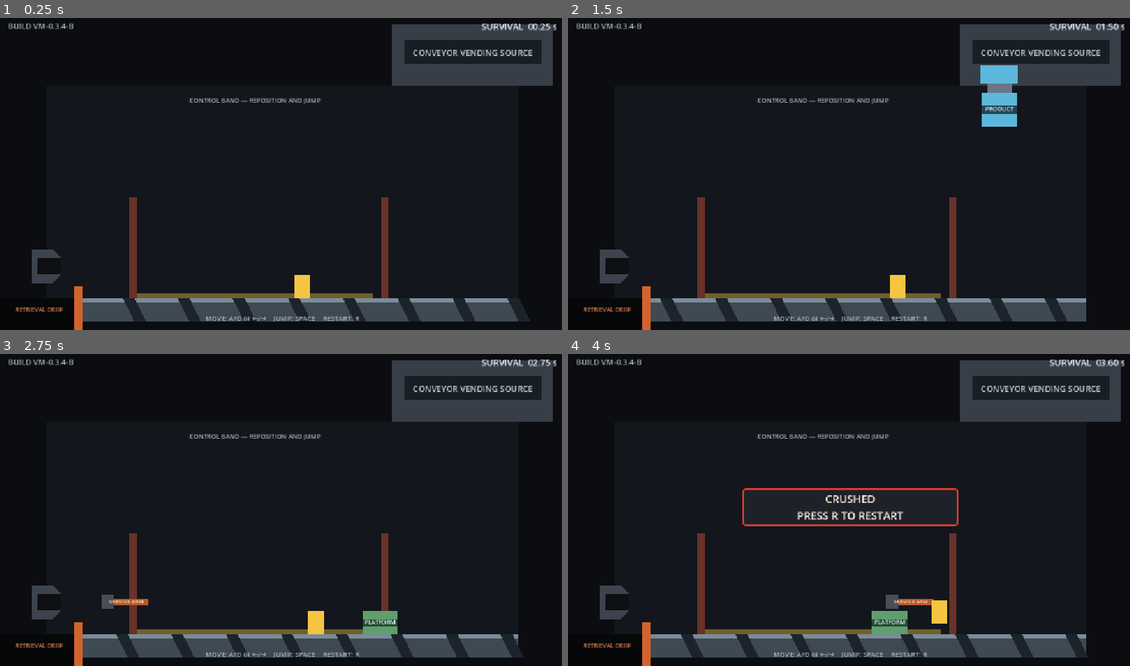
Above: before the commit, frames 1-4 (two rows, left to right).
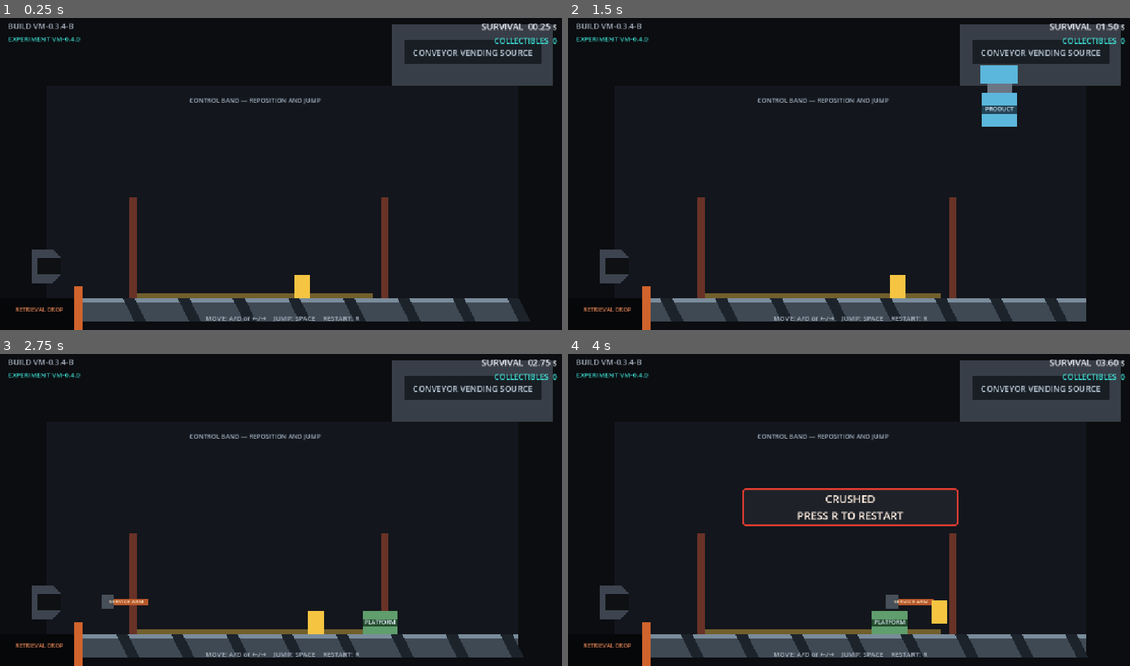
Above: after the commit, the same moments.

Repository: joltrome/Game-Project
Game: Godot game, scene res://scenes/prototypes/conveyor.tscn
Same seed, same stepped clock (60 frames per second), same inputs: the game is played once before the commit and once after it.
Inputs (mouse positions are in pixels of both pictures, inside the frame that each line leads up to):
- Up to frame 1 (0.25 s): no input
- Up to frame 2 (1.5 s): tap Enter (begin_playtest) at 0.5, 1.35 s; move the mouse to (972, 155) at 0.52 s; hold D (move_right) 0.53-1.28 s; tap Space (jump) at 0.6, 0.77, 1.07 s; click (972, 155) at 0.67 s; move the mouse to (736, 186) at 1.27 s; hold A (move_left) from 1.28 s (still down)
- Up to frame 3 (2.75 s): tap Space (jump) at 1.52, 1.55, 1.82, 2.1 s; move the mouse to (337, 438) at 2.02 s; release A (move_left) at 2.03 s; hold D (move_right) from 2.03 s (still down)
- Up to frame 4 (4 s): move the mouse to (820, 569) at 2.77 s; tap Enter (begin_playtest) at 2.85 s; click (820, 569) at 2.92 s; tap Space (jump) at 3.02, 3.05, 3.32, 3.6, 3.77 s; move the mouse to (1017, 553) at 3.52 s; release D (move_right) at 3.53 s; hold A (move_left) from 3.53 s (still down)

The runs differ from the first frame. In frame 1, 0.3% of the frame differs, in the area x 1-100%, y 6-9%; in frame 2, 0.3%; in frame 3, 0.3%; in frame 4, 0.3%.

Commit message:
Implement VM-0.4.0 optional collectible experiment

Diff:
--- /dev/null
+++ b/scenes/collectibles/conveyor_collectible.tscn
@@ -0,0 +1,26 @@
+[gd_scene load_steps=3 format=3]
+
+[ext_resource type="Script" path="res://scripts/conveyor_collectible.gd" id="1_collectible"]
+
+[sub_resource type="RectangleShape2D" id="RectangleShape2D_collectible"]
+size = Vector2(24, 24)
+
+[node name="ConveyorCollectible" type="Area2D"]
+collision_layer = 0
+collision_mask = 1
+monitoring = true
+monitorable = false
+script = ExtResource("1_collectible")
+
+[node name="Body" type="Polygon2D" parent="."]
+polygon = PackedVector2Array(0, -12, 12, 0, 0, 12, -12, 0)
+color = Color(0.24, 0.86, 0.82, 1)
+
+[node name="Center" type="Polygon2D" parent="."]
+polygon = PackedVector2Array(0, -5.4, 5.4, 0, 0, 5.4, -5.4, 0)
+color = Color(0.88, 1, 0.96, 1)
+
+[node name="CollisionShape2D" type="CollisionShape2D" parent="."]
+shape = SubResource("RectangleShape2D_collectible")
+
+[connection signal="body_entered" from="." to="." method="_on_body_entered"]
--- a/scenes/prototypes/conveyor.tscn
+++ b/scenes/prototypes/conveyor.tscn
@@ -1,7 +1,8 @@
-[gd_scene load_steps=7 format=3]
+[gd_scene load_steps=8 format=3]
 
 [ext_resource type="Script" path="res://scripts/conveyor.gd" id="1_conveyor"]
 [ext_resource type="PackedScene" path="res://scenes/player/player.tscn" id="2_player"]
+[ext_resource type="Script" path="res://scripts/collectible_director.gd" id="3_collectible_director"]
 
 [sub_resource type="RectangleShape2D" id="RectangleShape2D_floor"]
 size = Vector2(896, 48)
@@ -214,6 +215,9 @@
 [node name="Player" parent="." instance=ExtResource("2_player")]
 position = Vector2(640, 552)
 
+[node name="CollectibleDirector" type="Node2D" parent="."]
+script = ExtResource("3_collectible_director")
+
 [node name="HUD" type="CanvasLayer" parent="."]
 
 [node name="BuildId" type="Label" parent="HUD"]
@@ -234,6 +238,25 @@
 theme_override_font_sizes/font_size = 18
 text = "SURVIVAL  00.00 s"
 horizontal_alignment = 2
+
+[node name="CollectibleScore" type="Label" parent="HUD"]
+offset_left = 900.0
+offset_top = 46.0
+offset_right = 1136.0
+offset_bottom = 72.0
+theme_override_colors/font_color = Color(0.24, 0.86, 0.82, 1)
+theme_override_font_sizes/font_size = 16
+text = "COLLECTIBLES  0"
+horizontal_alignment = 2
+
+[node name="ExperimentId" type="Label" parent="HUD"]
+offset_left = 16.0
+offset_top = 44.0
+offset_right = 260.0
+offset_bottom = 68.0
+theme_override_colors/font_color = Color(0.24, 0.86, 0.82, 1)
+theme_override_font_sizes/font_size = 14
+text = "EXPERIMENT VM-0.4.0"
 
 [node name="Hypothesis" type="Label" parent="HUD"]
 offset_left = 280.0
--- /dev/null
+++ b/scripts/collectible_director.gd
@@ -0,0 +1,230 @@
+class_name CollectibleDirector
+extends Node2D
+
+signal collectible_spawned(collectible: ConveyorCollectible)
+signal score_changed(score: int)
+
+const COLLECTIBLE_SCENE := preload(
+	"res://scenes/collectibles/conveyor_collectible.tscn"
+)
+
+@export_category("Timing")
+@export var first_spawn_window_min: float = 5.0
+@export var first_spawn_window_max: float = 8.0
+@export var first_spawn_time: float = 6.5
+@export var recurring_spawn_interval: float = 7.0
+@export var failed_spawn_retry_delay: float = 0.10
+@export var collectible_lifetime: float = 3.0
+
+@export_category("Placement")
+@export var candidate_x_positions := PackedFloat32Array([600.0, 560.0, 640.0])
+@export var collectible_y: float = 552.0
+@export var collectible_size: Vector2 = Vector2(24.0, 24.0)
+@export var safe_edge_exclusion: float = 48.0
+@export var reachability_reserve: float = 0.35
+
+var score: int = 0
+var first_actual_spawn_time: float = -1.0
+var _next_spawn_time: float = 6.5
+var _active_collectible: ConveyorCollectible = null
+
+@onready var _conveyor: ConveyorPrototype = get_parent() as ConveyorPrototype
+@onready var _score_label: Label = _conveyor.get_node("HUD/CollectibleScore")
+
+
+func _ready() -> void:
+	_next_spawn_time = clampf(
+		first_spawn_time,
+		first_spawn_window_min,
+		first_spawn_window_max
+	)
+	_update_score_label()
+	_conveyor.player_died.connect(_on_player_died)
+
+
+func _process(_delta: float) -> void:
+	if _conveyor.is_dead or is_instance_valid(_active_collectible):
+		return
+	if _conveyor.survival_time + 0.0001 < _next_spawn_time:
+		return
+	if not _try_spawn_collectible():
+		_next_spawn_time = (
+			_conveyor.survival_time + failed_spawn_retry_delay
+		)
+
+
+func active_collectible_count() -> int:
+	return 1 if is_instance_valid(_active_collectible) else 0
+
+
+func active_collectible() -> ConveyorCollectible:
+	return _active_collectible if is_instance_valid(_active_collectible) else null
+
+
+func next_spawn_time() -> float:
+	return _next_spawn_time
+
+
+func try_spawn_for_test() -> bool:
+	return _try_spawn_collectible()
+
+
+func candidate_is_reachable(candidate: Vector2) -> bool:
+	var relative_control_speed := _conveyor.player.maximum_speed
+	var available_time := maxf(
+		collectible_lifetime - reachability_reserve,
+		0.0
+	)
+	var horizontal_distance := absf(
+		candidate.x - _conveyor.player.global_position.x
+	)
+	var player_size := _conveyor.player_collision_size()
+	var player_ground_center_y := _conveyor.floor_y - player_size.y * 0.5
+	var vertical_contact := (
+		absf(candidate.y - player_ground_center_y)
+		<= (collectible_size.y + player_size.y) * 0.5
+	)
+	return (
+		vertical_contact
+		and relative_control_speed > _conveyor.conveyor_speed
+		and horizontal_distance
+			<= relative_control_speed * available_time + 0.0001
+	)
+
+
+func candidate_is_valid(candidate: Vector2) -> bool:
+	var half_size := collectible_size * 0.5
+	var risky_right_limit := (
+		_conveyor.right_edge_zone_left() - safe_edge_exclusion
+	)
+	if (
+		candidate.x - half_size.x < _conveyor.belt_left_x
+		or candidate.x + half_size.x > _conveyor.control_band_right
+		or candidate.x > risky_right_limit
+		or candidate.y + half_size.y > _conveyor.floor_y
+	):
+		return false
+	var expiry_left := (
+		candidate.x
+		- _conveyor.conveyor_speed * collectible_lifetime
+		- half_size.x
+	)
+	if expiry_left < _conveyor.conveyor_support_left_x:
+		return false
+	if not candidate_is_reachable(candidate):
+		return false
+	if _overlaps_current_hazard(candidate):
+		return false
+	if _warning_footprint_overlaps(candidate.x):
+		return false
+	return true
+
+
+func _try_spawn_collectible() -> bool:
+	if is_instance_valid(_active_collectible) or _conveyor.is_dead:
+		return false
+	for candidate_x in candidate_x_positions:
+		var candidate := Vector2(candidate_x, collectible_y)
+		if not candidate_is_valid(candidate):
+			continue
+		var collectible := COLLECTIBLE_SCENE.instantiate() as ConveyorCollectible
+		add_child(collectible)
+		collectible.global_position = candidate
+		collectible.configure(
+			collectible_lifetime,
+			_conveyor.conveyor_speed,
+			collectible_size
+		)
+		collectible.collected.connect(_on_collectible_collected)
+		collectible.expired.connect(_on_collectible_expired)
+		_active_collectible = collectible
+		if first_actual_spawn_time < 0.0:
+			first_actual_spawn_time = _conveyor.survival_time
+		collectible_spawned.emit(collectible)
+		return true
+	return false
+
+
+func _overlaps_current_hazard(candidate: Vector2) -> bool:
+	for product in _conveyor.active_falling_products():
+		if absf(candidate.x - product.global_position.x) < (
+			(collectible_size.x + product.falling_size.x) * 0.5
+		):
+			return true
+	for product in _conveyor.active_landed_products():
+		var landed_center := Vector2(
+			product.conveyor_center_x(),
+			product.global_position.y
+		)
+		if _rectangles_overlap(
+			candidate,
+			collectible_size,
+			landed_center,
+			product.landed_size
+		):
+			return true
+	for sweeper in _conveyor.active_sweepers():
+		if _rectangles_overlap(
+			candidate,
+			collectible_size,
+			sweeper.global_position,
+			sweeper.hazard_size
+		):
+			return true
+	return false
+
+
+func _warning_footprint_overlaps(candidate_x: float) -> bool:
+	var warning_x := _conveyor.current_warning_x()
+	if not is_nan(warning_x):
+		if absf(candidate_x - warning_x) < (
+			(collectible_size.x + _conveyor.product_size.x) * 0.5
+		):
+			return true
+	if _conveyor.right_pressure_is_requested():
+		var target_x := _conveyor.right_pressure_target_x()
+		if not is_nan(target_x) and absf(candidate_x - target_x) < (
+			(collectible_size.x + _conveyor.product_size.x) * 0.5
+		):
+			return true
+	return false
+
+
+func _rectangles_overlap(
+	first_center: Vector2,
+	first_size: Vector2,
+	second_center: Vector2,
+	second_size: Vector2
+) -> bool:
+	return (
+		absf(first_center.x - second_center.x)
+			< (first_size.x + second_size.x) * 0.5
+		and absf(first_center.y - second_center.y)
+			< (first_size.y + second_size.y) * 0.5
+	)
+
+
+func _on_collectible_collected(collectible: ConveyorCollectible) -> void:
+	if collectible != _active_collectible:
+		return
+	score += 1
+	_active_collectible = null
+	_next_spawn_time = _conveyor.survival_time + recurring_spawn_interval
+	_update_score_label()
+	score_changed.emit(score)
+
+
+func _on_collectible_expired(collectible: ConveyorCollectible) -> void:
+	if collectible != _active_collectible:
+		return
+	_active_collectible = null
+	_next_spawn_time = _conveyor.survival_time + recurring_spawn_interval
+
+
+func _on_player_died() -> void:
+	if is_instance_valid(_active_collectible):
+		_active_collectible.stop()
+
+
+func _update_score_label() -> void:
+	_score_label.text = "COLLECTIBLES  %d" % score
--- /dev/null
+++ b/scripts/conveyor_collectible.gd
@@ -0,0 +1,97 @@
+class_name ConveyorCollectible
+extends Area2D
+
+signal collected(collectible: ConveyorCollectible)
+signal expired(collectible: ConveyorCollectible)
+
+@export var lifetime: float = 3.0
+@export var scroll_speed: float = 140.0
+@export var collectible_size: Vector2 = Vector2(24.0, 24.0)
+
+var time_remaining: float = 0.0
+var _resolved: bool = false
+
+@onready var _collision_shape: CollisionShape2D = $CollisionShape2D
+@onready var _body_visual: Polygon2D = $Body
+@onready var _center_visual: Polygon2D = $Center
+
+
+func _ready() -> void:
+	_collision_shape.shape = _collision_shape.shape.duplicate()
+	_apply_dimensions()
+	time_remaining = maxf(lifetime, 0.0)
+
+
+func _physics_process(delta: float) -> void:
+	if _resolved:
+		return
+	position.x -= scroll_speed * delta
+	time_remaining = maxf(time_remaining - delta, 0.0)
+	if time_remaining <= 0.0:
+		_resolve(false)
+
+
+func configure(
+	duration: float,
+	conveyor_scroll_speed: float,
+	size: Vector2
+) -> void:
+	lifetime = maxf(duration, 0.0)
+	scroll_speed = maxf(conveyor_scroll_speed, 0.0)
+	collectible_size = size
+	time_remaining = lifetime
+	_resolved = false
+	monitoring = true
+	set_physics_process(true)
+	if is_node_ready():
+		_apply_dimensions()
+
+
+func stop() -> void:
+	monitoring = false
+	set_physics_process(false)
+
+
+func is_resolved() -> bool:
+	return _resolved
+
+
+func is_non_solid() -> bool:
+	return collision_layer == 0 and not monitorable
+
+
+func _apply_dimensions() -> void:
+	var rectangle := _collision_shape.shape as RectangleShape2D
+	rectangle.size = collectible_size
+	var half_size := collectible_size * 0.5
+	_body_visual.polygon = PackedVector2Array([
+		Vector2(0.0, -half_size.y),
+		Vector2(half_size.x, 0.0),
+		Vector2(0.0, half_size.y),
+		Vector2(-half_size.x, 0.0),
+	])
+	_center_visual.polygon = PackedVector2Array([
+		Vector2(0.0, -half_size.y * 0.45),
+		Vector2(half_size.x * 0.45, 0.0),
+		Vector2(0.0, half_size.y * 0.45),
+		Vector2(-half_size.x * 0.45, 0.0),
+	])
+
+
+func _resolve(was_collected: bool) -> void:
+	if _resolved:
+		return
+	_resolved = true
+	set_deferred("monitoring", false)
+	set_physics_process(false)
+	if was_collected:
+		collected.emit(self)
+	else:
+		expired.emit(self)
+	queue_free()
+
+
+func _on_body_entered(body: Node2D) -> void:
+	if _resolved or not body is SharedPlayerController:
+		return
+	_resolve(true)
--- /dev/null
+++ b/tests/test_collectible_experiment.gd
@@ -0,0 +1,236 @@
+extends SceneTree
+
+const CONVEYOR_SCENE_PATH := "res://scenes/prototypes/conveyor.tscn"
+const ARENA_SCENE_PATH := "res://scenes/prototypes/arena.tscn"
+const EXPECTED_FIRST_SPAWN := 6.5
+const FLOAT_TOLERANCE := 0.05
+
+var _failures: int = 0
+
+
+func _initialize() -> void:
+	call_deferred("_run")
+
+
+func _check(condition: bool, message: String) -> void:
+	if condition:
+		print("PASS: %s" % message)
+		return
+	_failures += 1
+	push_error("FAIL: %s" % message)
+
+
+func _run() -> void:
+	await _test_configuration_and_timing()
+	await _test_single_instance_collection_and_expiration()
+	await _test_reachability_and_placement_rejection()
+	await _test_restart_cleanup()
+	await _test_frozen_gameplay_boundaries()
+	print("COLLECTIBLE_TEST_FAILURES=%d" % _failures)
+	quit(_failures)
+
+
+func _test_configuration_and_timing() -> void:
+	var conveyor := await _make_conveyor()
+	var director := _director(conveyor)
+	_check(
+		director.first_spawn_window_min == 5.0
+		and director.first_spawn_window_max == 8.0
+		and director.first_spawn_time == EXPECTED_FIRST_SPAWN,
+		"First collectible is configured inside the approved 5–8 second window"
+	)
+	_check(
+		director.collectible_lifetime == 3.0
+		and director.recurring_spawn_interval == 7.0,
+		"Collectible lifetime and recurring interval are independently configurable"
+	)
+	conveyor.survival_time = EXPECTED_FIRST_SPAWN - 0.01
+	director._process(0.0)
+	_check(
+		director.active_collectible_count() == 0,
+		"Collectible does not spawn before its configured first time"
+	)
+	conveyor.survival_time = EXPECTED_FIRST_SPAWN
+	director._process(0.0)
+	_check(
+		director.active_collectible_count() == 1
+		and absf(director.first_actual_spawn_time - EXPECTED_FIRST_SPAWN)
+			<= FLOAT_TOLERANCE,
+		"Collectible spawns at 6.5 seconds within the configured window"
+	)
+	_check(
+		not director.try_spawn_for_test()
+		and director.active_collectible_count() == 1,
+		"Only one collectible can exist at a time"
+	)
+	_free_conveyor(conveyor)
+
+
+func _test_single_instance_collection_and_expiration() -> void:
+	var conveyor := await _make_conveyor()
+	var director := _director(conveyor)
+	conveyor.player.position = Vector2(600.0, 552.0)
+	director.candidate_x_positions = PackedFloat32Array([600.0])
+	_check(director.try_spawn_for_test(), "Reachable collectible can be forced for physics validation")
+	var collectible := director.active_collectible()
+	_check(
+		collectible != null
+		and collectible.is_non_solid()
+		and collectible.collision_mask == 1,
+		"Collectible detects the player without adding a solid collision layer"
+	)
+	await _wait_physics_frames(3)
+	_check(
+		director.score == 1
+		and director.active_collectible_count() == 0,
+		"Collection increments the current-run score exactly once and removes the pickup"
+	)
+	await _wait_physics_frames(3)
+	_check(director.score == 1, "Resolved collectible cannot increment score twice")
+
+	director.candidate_x_positions = PackedFloat32Array([600.0])
+	conveyor.player.position = Vector2(760.0, 552.0)
+	_check(director.try_spawn_for_test(), "A second pickup can spawn after collection")
+	director.active_collectible().monitoring = false
+	director.active_collectible().time_remaining = 0.05
+	await _wait_physics_frames(8)
+	_check(
+		director.active_collectible_count() == 0,
+		"Expiration removes the uncollected pickup"
+	)
+	_check(
+		director.score == 1,
+		"Expiration does not change score"
+	)
+	_free_conveyor(conveyor)
+
+
+func _test_reachability_and_placement_rejection() -> void:
+	var conveyor := await _make_conveyor()
+	var director := _director(conveyor)
+	var candidate := Vector2(600.0, 552.0)
+	_check(
+		director.candidate_is_reachable(candidate),
+		"Placement is reachable using locked relative speed and conveyor motion"
+	)
+	_check(
+		candidate.x
+			<= conveyor.right_edge_zone_left() - director.safe_edge_exclusion,
+		"Default placement lies outside the safest right-edge zone"
+	)
+	_check(
+		director.candidate_is_valid(candidate),
+		"Default placement is on-belt and valid in an empty current state"
+	)
+	_check(
+		not director.candidate_is_valid(Vector2(180.0, 552.0)),
+		"Placement that would enter the off-belt region before expiry is rejected"
+	)
+
+	conveyor.drop_lane_positions = PackedFloat32Array([600.0])
+	conveyor.force_warning_for_test(0)
+	_check(
+		not director.candidate_is_valid(candidate),
+		"Candidate overlapping an active warning/drop footprint is rejected"
+	)
+	var product := conveyor.force_drop_for_test(0)
+	_check(
+		product != null and not director.candidate_is_valid(candidate),
+		"Candidate in a falling can path is rejected even before vertical overlap"
+	)
+	_free_conveyor(conveyor)
+
+
+func _test_restart_cleanup() -> void:
+	var change_error := change_scene_to_file(CONVEYOR_SCENE_PATH)
+	_check(change_error == OK, "Restart fixture loads Prototype B")
+	await scene_changed
+	await physics_frame
+	var conveyor := current_scene as ConveyorPrototype
+	conveyor.initial_warning_delay = 999.0
+	var director := _director(conveyor)
+	conveyor.player.position = Vector2(600.0, 552.0)
+	director.candidate_x_positions = PackedFloat32Array([600.0])
+	_check(director.try_spawn_for_test(), "Restart fixture contains a collectible")
+	director.score = 3
+	director._update_score_label()
+	var old_collectible := director.active_collectible()
+	var restart_event := InputEventAction.new()
+	restart_event.action = "restart"
+	restart_event.pressed = true
+	conveyor._unhandled_input(restart_event)
+	await scene_changed
+	await physics_frame
+	var restarted := current_scene as ConveyorPrototype
+	var restarted_director := _director(restarted)
+	_check(
+		restarted_director.score == 0
+		and restarted_director.active_collectible_count() == 0
+		and restarted.get_node("HUD/CollectibleScore").text
+			== "COLLECTIBLES  0",
+		"Restart clears the collectible and resets current-run score"
+	)
+	_check(not is_instance_valid(old_collectible), "Restart frees the old pickup instance")
+
+
+func _test_frozen_gameplay_boundaries() -> void:
+	var arena_scene := load(ARENA_SCENE_PATH) as PackedScene
+	var arena := arena_scene.instantiate() as CompactArena
+	root.add_child(arena)
+	await physics_frame
+	_check(
+		not arena.has_node("CollectibleDirector"),
+		"Prototype A remains free of the VM-0.4.0 experiment"
+	)
+	_check(
+		arena.player.maximum_speed == 300.0
+		and arena.player.gravity == 2400.0
+		and arena.player.jump_velocity == -700.0,
+		"Prototype A retains the locked shared movement values"
+	)
+	arena.queue_free()
+	await process_frame
+
+	var conveyor := await _make_conveyor()
+	_check(
+		conveyor.conveyor_speed == 140.0
+		and conveyor.telegraph_duration == 0.45
+		and conveyor.target_fall_duration == 0.55
+		and conveyor.sweeper_speed == 520.0,
+		"Collectible experiment leaves conveyor and hazard baseline values unchanged"
+	)
+	_check(
+		conveyor.player.maximum_speed == 300.0
+		and conveyor.player.gravity == 2400.0
+		and conveyor.player.jump_velocity == -700.0,
+		"Collectible experiment does not modify player movement parameters"
+	)
+	_free_conveyor(conveyor)
+
+
+func _make_conveyor() -> ConveyorPrototype:
+	var scene := load(CONVEYOR_SCENE_PATH) as PackedScene
+	var conveyor := scene.instantiate() as ConveyorPrototype
+	conveyor.initial_warning_delay = 999.0
+	conveyor.left_failure_enabled = false
+	root.add_child(conveyor)
+	await physics_frame
+	return conveyor
+
+
+func _director(conveyor: ConveyorPrototype) -> CollectibleDirector:
+	return conveyor.get_node("CollectibleDirector") as CollectibleDirector
+
+
+func _free_conveyor(conveyor: ConveyorPrototype) -> void:
+	if is_instance_valid(conveyor) and conveyor != current_scene:
+		conveyor.queue_free()
+	await process_frame
+	Input.action_release("move_left")
+	Input.action_release("move_right")
+	Input.action_release("jump")
+
+
+func _wait_physics_frames(frame_count: int) -> void:
+	for _frame in range(frame_count):
+		await physics_frame
Not shown, added: scripts/collectible_director.gd.uid
Not shown, added: scripts/conveyor_collectible.gd.uid
Not shown, added: tests/test_collectible_experiment.gd.uid
Not shown, changed: docs/cost-usage.md
